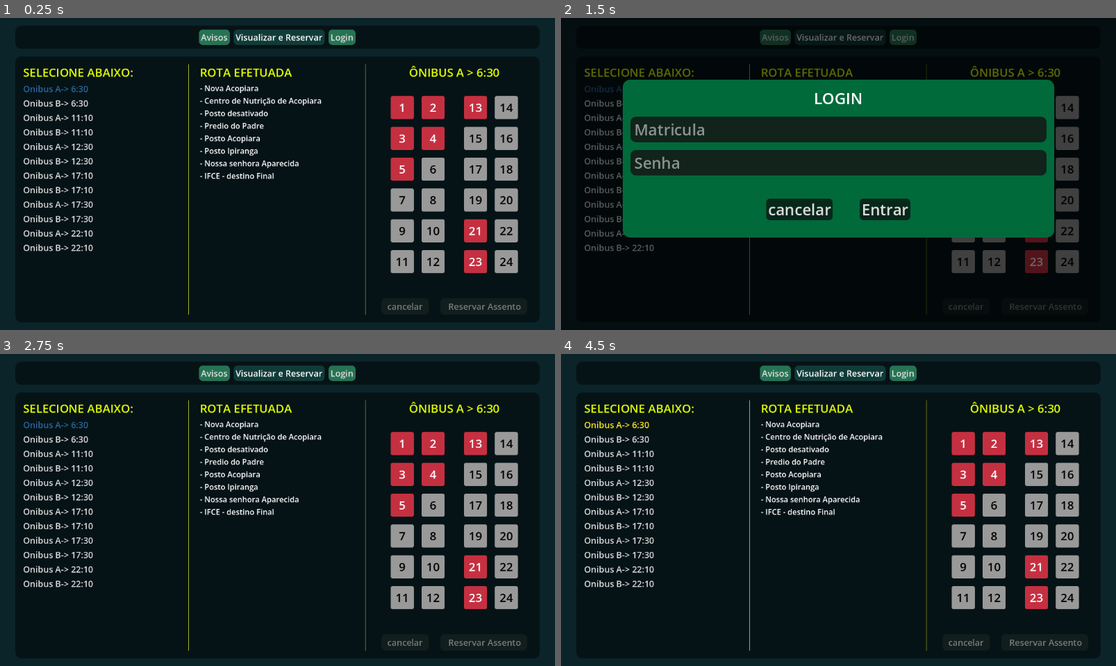
Above: before the commit, frames 1-4 (two rows, left to right).
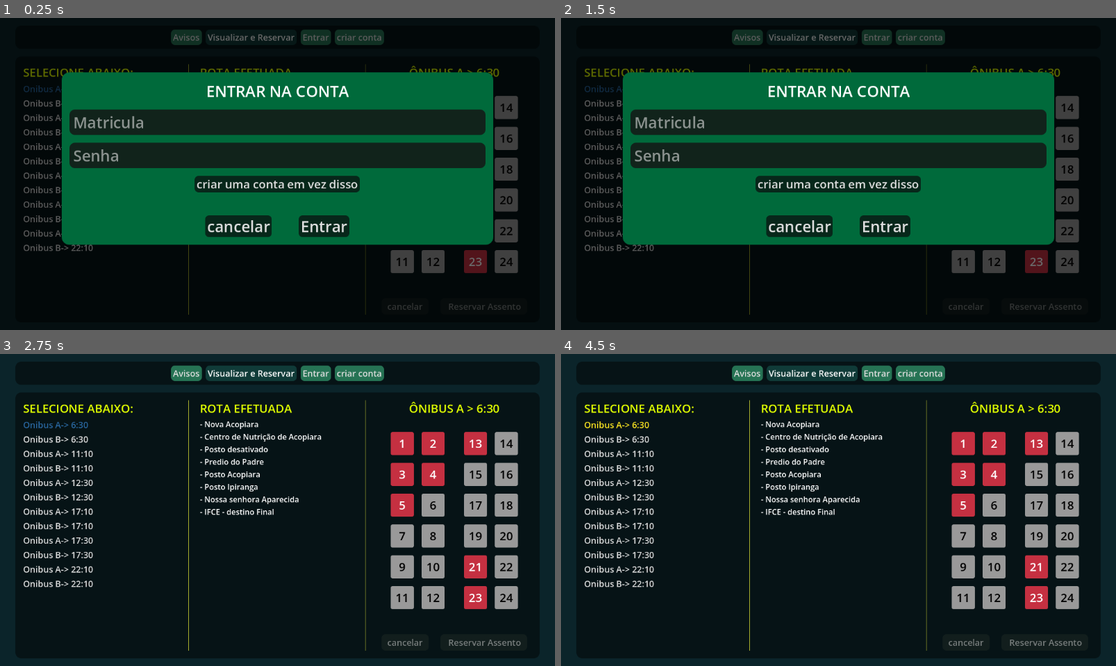
Above: after the commit, the same moments.

Repository: DOGamedev5/IHCRotasIFCE
Game: Godot game, scene res://main.tscn
The game is run twice, just before and just after one commit, with the same random seed, the same clock (stepped at 60 frames per second) and the same inputs.
Inputs (mouse positions are in pixels of both pictures, inside the frame that each line leads up to):
- Up to frame 1 (0.25 s): no input
- Up to frame 2 (1.5 s): click "Login" (after the commit: "Entrar") at 0.5 s; click (921, 36) at 1.25 s, where only the run after the commit has a clickable "criar conta"
- Up to frame 3 (2.75 s): click "cancelar" at 2 s
- Up to frame 4 (4.5 s): click "Avisos" at 2.75 s; click "Visualizar e Reservar" at 3.5 s; click "Onibus A-> 6:30" at 4.25 s

The runs differ from the first frame. In frame 1, 50% of the frame differs, in the area x 0-100%, y 0-100%; in frame 2, 17%; in frame 3, 1.3%; in frame 4, 1.3%.

Commit message:
fixed crash

Diff:
--- a/src/classes/rotaObject.gd
+++ b/src/classes/rotaObject.gd
@@ -40,6 +40,6 @@
 	for i in listID: acentos[i] = ACENTO_STATUS.OCUPADO_OUTRO
 
 func resetAcentos():
-	for i in range(acentos):
+	for i in range(acentos.size()):
 		if acentos[i] == ACENTO_STATUS.RESERVADO:
 			acentos[i] = ACENTO_STATUS.OCUPADO_OUTRO
--- a/src/desktopMain/main.gd
+++ b/src/desktopMain/main.gd
@@ -49,3 +49,20 @@
 func _on_acentos_request_login() -> void:
 	_on_login_pressed()
 	isLoginRequested = true
+
+func _on_signin_pressed() -> void:
+	pass # Replace with fuction body.
+
+func _on_criarConta_pressed() -> void:
+	loginTab.visible = false
+	$MarginContainer/VBoxContainer/options/HBoxContainer/login.text = "mudar de conta"
+	var scene = get_tree().current_scene
+
+	if scene.getLoginState() == 1:
+		tabs[0].refreshSeatsState()
+	else:
+		get_tree().current_scene.setLoginState(1)
+
+	if isLoginRequested:
+		onLogin.emit()
+		isLoginRequested = false
--- a/src/desktopMain/main.tscn
+++ b/src/desktopMain/main.tscn
@@ -130,8 +130,6 @@
 corner_radius_bottom_right = 12
 corner_radius_bottom_left = 12
 
-[sub_resource type="StyleBoxEmpty" id="StyleBoxEmpty_h2yge"]
-
 [sub_resource type="StyleBoxFlat" id="StyleBoxFlat_w48qg"]
 bg_color = Color(0.029770194, 0.15295678, 0.10302677, 1)
 corner_radius_top_left = 8
@@ -167,6 +165,8 @@
 corner_radius_bottom_left = 8
 expand_margin_left = 4.0
 expand_margin_right = 4.0
+
+[sub_resource type="StyleBoxEmpty" id="StyleBoxEmpty_h2yge"]
 
 [node name="Control" type="Control" unique_id=2007933320]
 layout_mode = 3
@@ -249,7 +249,19 @@
 theme_override_styles/hover = SubResource("StyleBoxFlat_h2yge")
 theme_override_styles/disabled = SubResource("StyleBoxFlat_1bvp3")
 theme_override_styles/focus = SubResource("StyleBoxFlat_lquwl")
-text = "Login"
+text = "Entrar"
+
+[node name="signin" type="Button" parent="MarginContainer/VBoxContainer/options/HBoxContainer" unique_id=1823204835]
+custom_minimum_size = Vector2(0, 32)
+layout_mode = 2
+size_flags_vertical = 4
+theme_override_font_sizes/font_size = 18
+theme_override_styles/normal = SubResource("StyleBoxFlat_ig7tw")
+theme_override_styles/pressed = SubResource("StyleBoxFlat_0xm2m")
+theme_override_styles/hover = SubResource("StyleBoxFlat_h2yge")
+theme_override_styles/disabled = SubResource("StyleBoxFlat_1bvp3")
+theme_override_styles/focus = SubResource("StyleBoxFlat_lquwl")
+text = "criar conta"
 
 [node name="visualize" type="PanelContainer" parent="MarginContainer/VBoxContainer" unique_id=665339074]
 custom_minimum_size = Vector2(0, 48)
@@ -366,7 +378,6 @@
 [color=orange]Feriado: [/color] Os onibus não irão fazer a rota no proximo feriado no dia DD/MM/AAAA, portanto não haverá aulas nesse dia."
 
 [node name="login" type="ColorRect" parent="." unique_id=455110791]
-visible = false
 layout_mode = 1
 anchors_preset = 15
 anchor_right = 1.0
@@ -406,7 +417,7 @@
 layout_mode = 2
 theme_override_colors/font_color = Color(1, 1, 1, 1)
 theme_override_font_sizes/font_size = 32
-text = "Login"
+text = "ENTRAR NA CONTA"
 horizontal_alignment = 1
 uppercase = true
 
@@ -422,6 +433,20 @@
 theme_override_styles/normal = SubResource("StyleBoxFlat_ycdy4")
 placeholder_text = "Senha"
 secret = true
+
+[node name="signininstead" type="Button" parent="login/login/PanelContainer/MarginContainer/VBoxContainer" unique_id=1252382345]
+custom_minimum_size = Vector2(0, 32)
+layout_mode = 2
+size_flags_horizontal = 4
+size_flags_vertical = 4
+theme_override_colors/font_color = Color(0.875, 0.875, 0.875, 1)
+theme_override_colors/font_hover_color = Color(0, 0, 0, 1)
+theme_override_font_sizes/font_size = 24
+theme_override_styles/normal = SubResource("StyleBoxFlat_w48qg")
+theme_override_styles/pressed = SubResource("StyleBoxFlat_vivmo")
+theme_override_styles/hover = SubResource("StyleBoxFlat_2cqfq")
+theme_override_styles/disabled = SubResource("StyleBoxFlat_yaehf")
+text = "criar uma conta em vez disso"
 
 [node name="HSeparator" type="HSeparator" parent="login/login/PanelContainer/MarginContainer/VBoxContainer" unique_id=1446714383]
 layout_mode = 2
@@ -457,10 +482,127 @@
 theme_override_styles/disabled = SubResource("StyleBoxFlat_yaehf")
 text = "Entrar"
 
+[node name="signin" type="ColorRect" parent="." unique_id=609358133]
+visible = false
+layout_mode = 1
+anchors_preset = 15
+anchor_right = 1.0
+anchor_bottom = 1.0
+grow_horizontal = 2
+grow_vertical = 2
+color = Color(0, 0, 0, 0.58431375)
+
+[node name="login" type="MarginContainer" parent="signin" unique_id=1033099274]
+layout_mode = 1
+anchors_preset = 15
+anchor_right = 1.0
+anchor_bottom = 1.0
+grow_horizontal = 2
+grow_vertical = 2
+theme_override_constants/margin_left = 128
+theme_override_constants/margin_top = 128
+theme_override_constants/margin_right = 128
+theme_override_constants/margin_bottom = 192
+
+[node name="PanelContainer" type="PanelContainer" parent="signin/login" unique_id=881536107]
+layout_mode = 2
+theme_override_styles/panel = SubResource("StyleBoxFlat_dg77c")
+
+[node name="MarginContainer" type="MarginContainer" parent="signin/login/PanelContainer" unique_id=1063057852]
+layout_mode = 2
+theme_override_constants/margin_left = 16
+theme_override_constants/margin_top = 16
+theme_override_constants/margin_right = 16
+theme_override_constants/margin_bottom = 16
+
+[node name="VBoxContainer" type="VBoxContainer" parent="signin/login/PanelContainer/MarginContainer" unique_id=973790693]
+layout_mode = 2
+theme_override_constants/separation = 16
+
+[node name="Label" type="Label" parent="signin/login/PanelContainer/MarginContainer/VBoxContainer" unique_id=144312778]
+layout_mode = 2
+theme_override_colors/font_color = Color(1, 1, 1, 1)
+theme_override_font_sizes/font_size = 32
+text = "CRIAR CONTA"
+horizontal_alignment = 1
+uppercase = true
+
+[node name="matricula" type="LineEdit" parent="signin/login/PanelContainer/MarginContainer/VBoxContainer" unique_id=1392788475]
+layout_mode = 2
+theme_override_font_sizes/font_size = 32
+theme_override_styles/normal = SubResource("StyleBoxFlat_ycdy4")
+placeholder_text = "Matricula"
+
+[node name="senha" type="LineEdit" parent="signin/login/PanelContainer/MarginContainer/VBoxContainer" unique_id=700720482]
+layout_mode = 2
+theme_override_font_sizes/font_size = 32
+theme_override_styles/normal = SubResource("StyleBoxFlat_ycdy4")
+placeholder_text = "Senha"
+secret = true
+
+[node name="senha2" type="LineEdit" parent="signin/login/PanelContainer/MarginContainer/VBoxContainer" unique_id=141120105]
+layout_mode = 2
+theme_override_font_sizes/font_size = 32
+theme_override_styles/normal = SubResource("StyleBoxFlat_ycdy4")
+placeholder_text = "Confirmar Senha"
+secret = true
+
+[node name="signininstead" type="Button" parent="signin/login/PanelContainer/MarginContainer/VBoxContainer" unique_id=835428054]
+custom_minimum_size = Vector2(0, 32)
+layout_mode = 2
+size_flags_horizontal = 4
+size_flags_vertical = 4
+theme_override_colors/font_color = Color(0.875, 0.875, 0.875, 1)
+theme_override_colors/font_hover_color = Color(0, 0, 0, 1)
+theme_override_font_sizes/font_size = 24
+theme_override_styles/normal = SubResource("StyleBoxFlat_w48qg")
+theme_override_styles/pressed = SubResource("StyleBoxFlat_vivmo")
+theme_override_styles/hover = SubResource("StyleBoxFlat_2cqfq")
+theme_override_styles/disabled = SubResource("StyleBoxFlat_yaehf")
+text = "ja tem uma conta? entrar."
+
+[node name="HSeparator" type="HSeparator" parent="signin/login/PanelContainer/MarginContainer/VBoxContainer" unique_id=1605267692]
+layout_mode = 2
+theme_override_constants/separation = 16
+theme_override_styles/separator = SubResource("StyleBoxEmpty_h2yge")
+
+[node name="HBoxContainer" type="HBoxContainer" parent="signin/login/PanelContainer/MarginContainer/VBoxContainer" unique_id=2069225059]
+layout_mode = 2
+theme_override_constants/separation = 64
+alignment = 1
+
+[node name="cancela" type="Button" parent="signin/login/PanelContainer/MarginContainer/VBoxContainer/HBoxContainer" unique_id=1824157320]
+custom_minimum_size = Vector2(0, 32)
+layout_mode = 2
+size_flags_vertical = 4
+theme_override_colors/font_hover_color = Color(0, 0, 0, 1)
+theme_override_font_sizes/font_size = 32
+theme_override_styles/normal = SubResource("StyleBoxFlat_w48qg")
+theme_override_styles/pressed = SubResource("StyleBoxFlat_vivmo")
+theme_override_styles/hover = SubResource("StyleBoxFlat_2cqfq")
+theme_override_styles/disabled = SubResource("StyleBoxFlat_yaehf")
+text = "cancelar"
+
+[node name="criar" type="Button" parent="signin/login/PanelContainer/MarginContainer/VBoxContainer/HBoxContainer" unique_id=1948083236]
+custom_minimum_size = Vector2(0, 32)
+layout_mode = 2
+size_flags_vertical = 4
+theme_override_colors/font_hover_color = Color(0, 0, 0, 1)
+theme_override_font_sizes/font_size = 32
+theme_override_styles/normal = SubResource("StyleBoxFlat_w48qg")
+theme_override_styles/pressed = SubResource("StyleBoxFlat_vivmo")
+theme_override_styles/hover = SubResource("StyleBoxFlat_2cqfq")
+theme_override_styles/disabled = SubResource("StyleBoxFlat_yaehf")
+text = "Criar conta"
+
 [connection signal="onLogin" from="." to="MarginContainer/VBoxContainer/visualize/rotasInfo/acentos" method="_on_login"]
 [connection signal="toggled" from="MarginContainer/VBoxContainer/options/HBoxContainer/avisos" to="." method="tab_changed" binds= [1]]
 [connection signal="toggled" from="MarginContainer/VBoxContainer/options/HBoxContainer/rotas" to="." method="tab_changed" binds= [0]]
 [connection signal="pressed" from="MarginContainer/VBoxContainer/options/HBoxContainer/login" to="." method="_on_login_pressed"]
+[connection signal="pressed" from="MarginContainer/VBoxContainer/options/HBoxContainer/signin" to="." method="_on_signin_pressed"]
 [connection signal="requestLogin" from="MarginContainer/VBoxContainer/visualize/rotasInfo/acentos" to="." method="_on_acentos_request_login"]
+[connection signal="pressed" from="login/login/PanelContainer/MarginContainer/VBoxContainer/signininstead" to="." method="_on_signin_pressed"]
 [connection signal="pressed" from="login/login/PanelContainer/MarginContainer/VBoxContainer/HBoxContainer/cancela" to="." method="_on_cancela_pressed"]
 [connection signal="pressed" from="login/login/PanelContainer/MarginContainer/VBoxContainer/HBoxContainer/entrar" to="." method="_on_entrar_pressed"]
+[connection signal="pressed" from="signin/login/PanelContainer/MarginContainer/VBoxContainer/HBoxContainer/cancela" to="." method="_on_cancela_pressed"]
+[connection signal="pressed" from="signin/login/PanelContainer/MarginContainer/VBoxContainer/HBoxContainer/criar" to="." method="_on_criarConta_pressed"]
